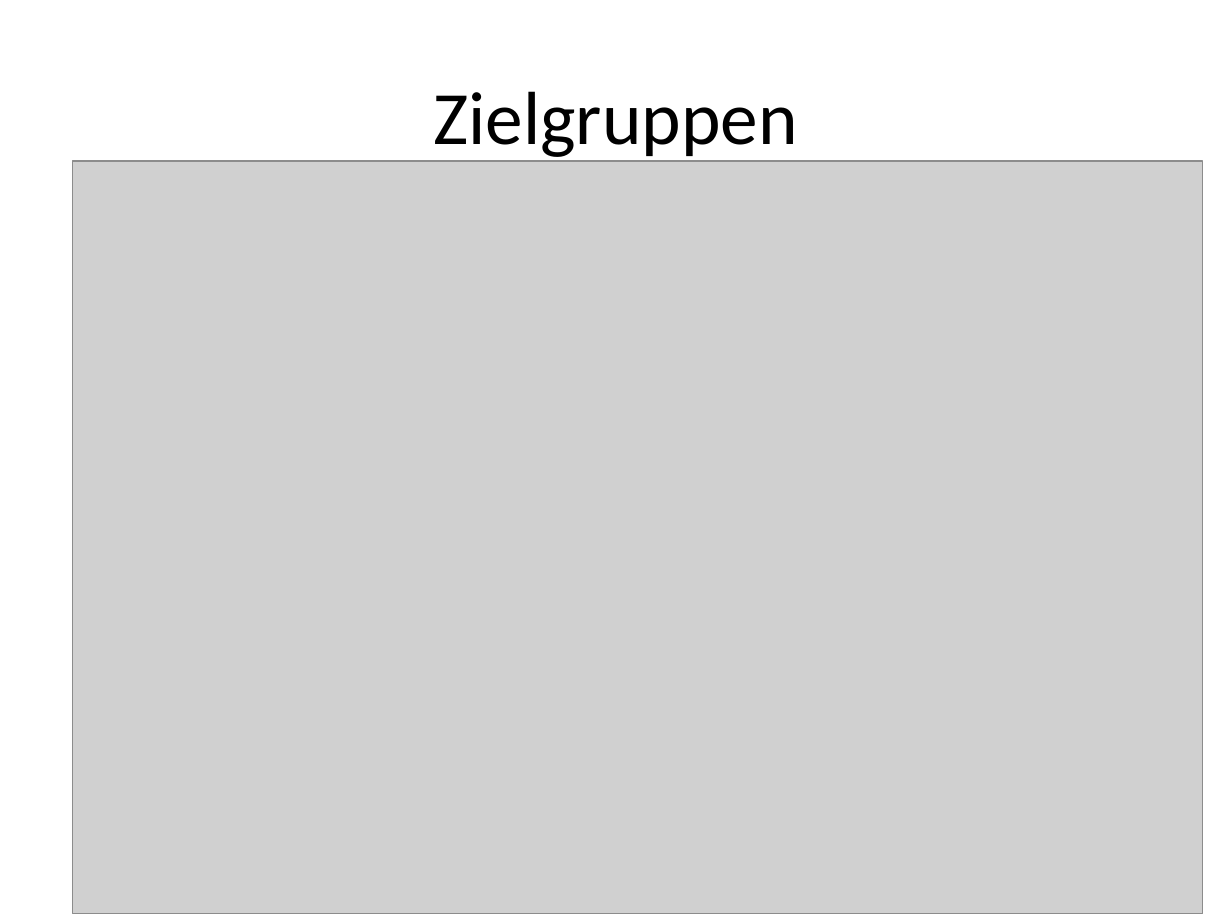
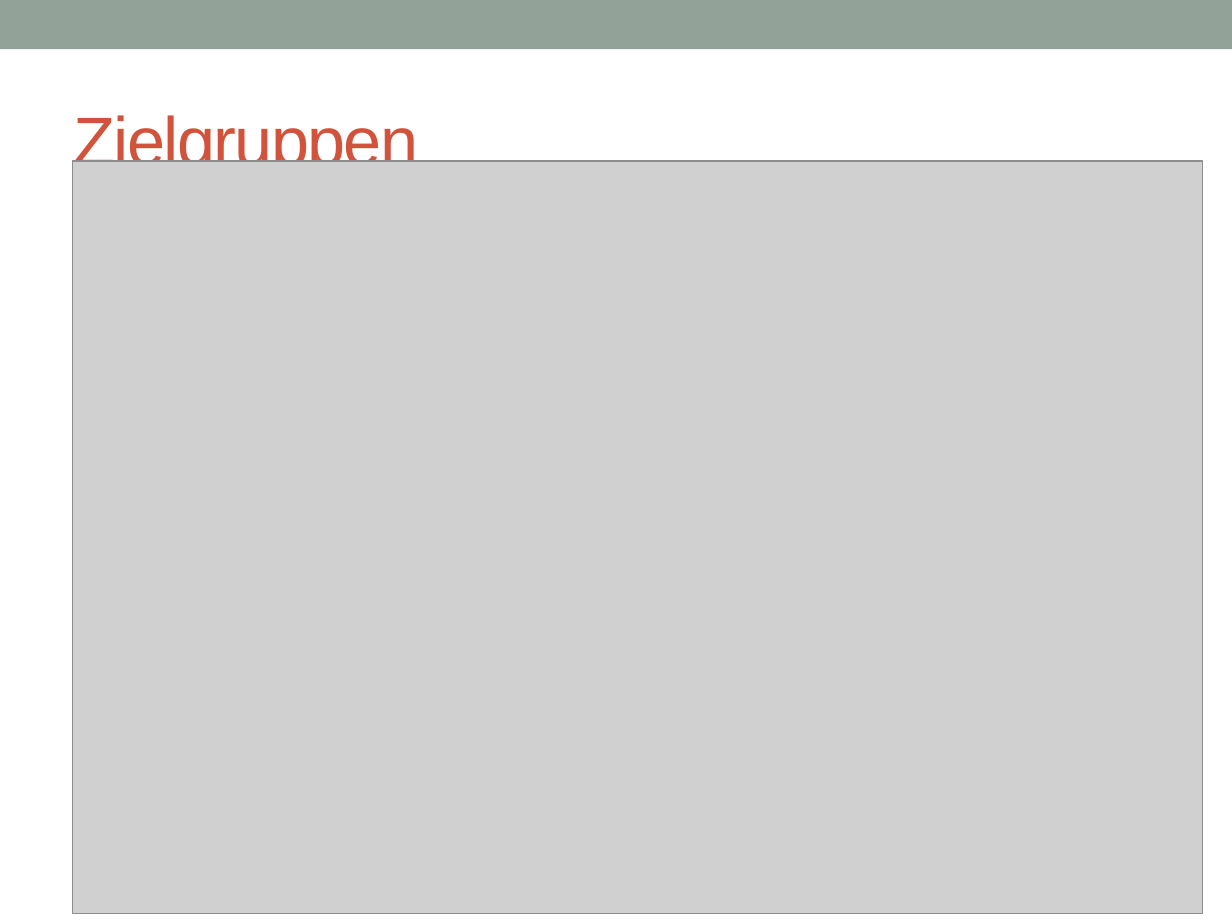
Before and after one commit to SWE-Projekt14/software-engineering, a slide deck: slide 9 of Präsentation/Softwareingeneering Präse V1.5.pptx. Drawn at 1232x924 pixels with LibreOffice and Linux fonts; fonts in the diff are those of the drawing; grey boxes stand for pictures. Boxes give left, top, right and bottom in pixels: in the first picture for what was removed or moved away, otherwise in the second. Text is boxed around its words. In the diff, an @@ line names an element or a change of style, - is before the commit and + after.

```diff
--- a/Präsentation/Softwareingeneering Präse V1.5.pptx
+++ b/Präsentation/Softwareingeneering Präse V1.5.pptx
@@ rectangle added at (x1=0, y1=0, x2=1232, y2=49), fill #93A299 @@
@@ title "Zielgruppen" moved from (x1=433, y1=91, x2=797, y2=161) to (x1=74, y1=115, x2=418, y2=178) @@
@@ title "Zielgruppen" at (x1=74, y1=115, x2=418, y2=178): size 44 to 40 pt, font Calibri to Arial, text colour #000000 to #D2533C, letter spacing 0 to -1 pt; alignment centre to left @@
```
Also in this commit, not shown: 11 other slides changed, 4 other files.
